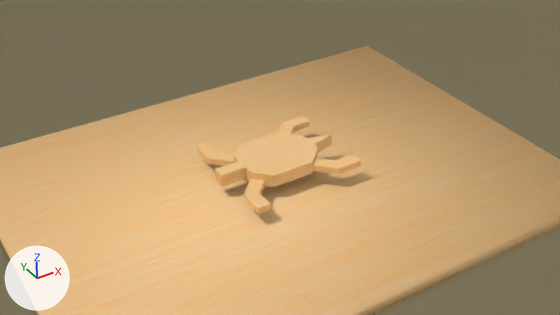
The Blender file 斑斓/斑斓工程/3D/木工坊/合作/幼儿园课件/幼儿园课件_2.blend, before and after one commit.
Before and after are seen from the file's camera 'Camera'. Lighting does not change. The marker at lower left points along +X, +Y and +Z. The older version comes first.
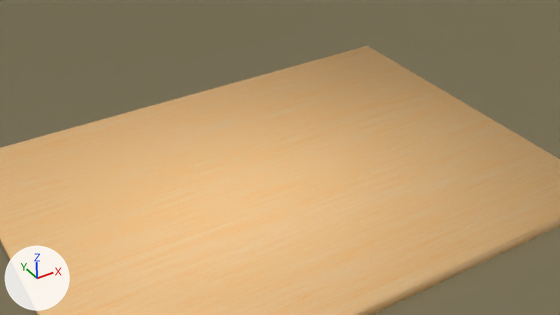
Edits to the scene script, one JSON object a line:
```json
{"op": "remove", "block": "ob_cube_080", "code": ["ob_cube_080 = bpy.data.objects.new('Cube.080', me_cube_082)", "ob_cube_080.location = (0.0, 0.0, 0.015)"]}
{"op": "remove", "block": "ob_cube_081", "code": ["ob_cube_081 = bpy.data.objects.new('Cube.081', me_cube_083)", "ob_cube_081.location = (-0.04, 0.0, 0.015)"]}
{"op": "remove", "block": "ob_cube_082", "code": ["ob_cube_082 = bpy.data.objects.new('Cube.082', me_cube_084)", "ob_cube_082.location = (0.04, 0.0, 0.015)"]}
{"op": "remove", "block": "ob_cube_083", "code": ["ob_cube_083 = bpy.data.objects.new('Cube.083', me_cube_085)", "ob_cube_083.location = (-0.0335, -0.0236, 0.0125)", "_m = ob_cube_083.modifiers.new('Mirror', 'MIRROR')", "_m.use_axis = (False, True, False)", "_m.mirror_object = ob_cube_080"]}
{"op": "remove", "block": "ob_cube_084", "code": ["ob_cube_084 = bpy.data.objects.new('Cube.084', me_cube_086)", "ob_cube_084.location = (-0.0391, -0.0371, 0.0125)", "_m = ob_cube_084.modifiers.new('Mirror', 'MIRROR')", "_m.use_axis = (False, True, False)", "_m.mirror_object = ob_cube_080"]}
{"op": "remove", "block": "ob_cube_085", "code": ["ob_cube_085 = bpy.data.objects.new('Cube.085', me_cube_089)", "ob_cube_085.location = (0.015, -0.025, 0.015)", "_m = ob_cube_085.modifiers.new('Mirror', 'MIRROR')", "_m.use_axis = (False, True, False)", "_m.mirror_object = ob_cube_080"]}
{"op": "remove", "block": "ob_cube_086", "code": ["ob_cube_086 = bpy.data.objects.new('Cube.086', me_cube_088)", "ob_cube_086.location = (0.015, -0.025, 0.015)", "_m = ob_cube_086.modifiers.new('Mirror', 'MIRROR')", "_m.use_axis = (False, True, False)", "_m.mirror_object = ob_cube_080"]}
```

Where the change shows, as pixel boxes [x1, y1, x2, y2] in the pictures (560 x 315 px):
```json
{"object": "Cube.080", "change": "deleted", "before": [234, 132, 318, 187], "on screen": "beige"}
{"object": "Cube.084", "change": "deleted", "before": [196, 143, 271, 214]}
{"object": "Cube.081", "change": "deleted", "before": [215, 161, 246, 187], "on screen": "beige"}
{"object": "Cube.086", "change": "deleted", "before": [283, 116, 361, 174]}
{"object": "Cube.083", "change": "deleted", "before": [208, 152, 265, 194], "on screen": "beige"}
{"object": "Cube.085", "change": "deleted", "before": [278, 123, 339, 174]}
{"object": "Cube.082", "change": "deleted", "before": [307, 134, 332, 153]}
```
